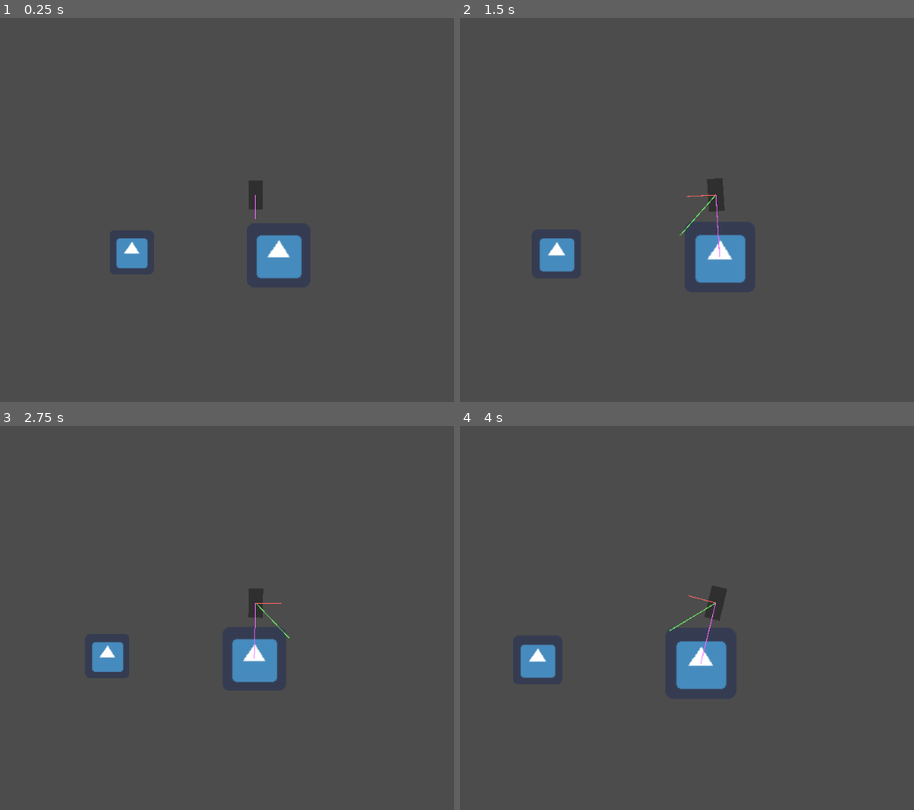
Above: before the commit, frames 1-4 (two rows, left to right).
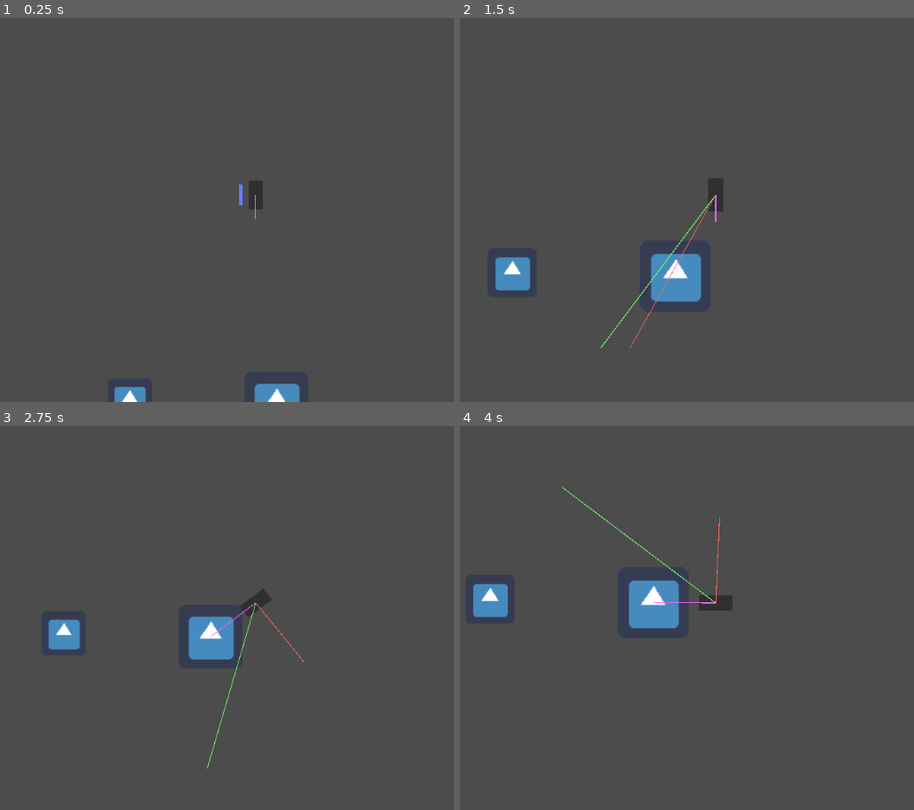
Above: after the commit, the same moments.

Repository: Pfeil/Moonshot
Game: Godot game, scene res://players/test.tscn
The game is run twice, just before and just after one commit, with the same random seed, the same clock (stepped at 60 frames per second) and the same inputs. This scene is started directly instead of the project's main scene. The engine's default icon, where the game draws it, is replaced by a stand-in: a white triangle on a blue panel in a dark square.
Inputs (mouse positions are in pixels of both pictures, inside the frame that each line leads up to):
- Up to frame 1 (0.25 s): no input
- Up to frame 2 (1.5 s): tap Enter at 0.5 s; move the mouse to (873, 175) at 0.52 s; hold D (Player_RIGHT) 0.53-1.28 s; hold Space (Player_JUMP) 0.53-1.28 s; move the mouse to (573, 213) at 1.27 s; hold A (Player_LEFT) from 1.28 s (still down); tap Mouse wheel up (Zoom_IN) at 1.35 s
- Up to frame 3 (2.75 s): tap Space (Player_JUMP) at 1.52, 1.55, 1.82, 2.3 s; move the mouse to (326, 510) at 2.02 s; release A (Player_LEFT) at 2.03 s; hold D (Player_RIGHT) from 2.03 s (still down); hold Mouse wheel down (Zoom_OUT) from 2.03 s (still down)
- Up to frame 4 (4 s): move the mouse to (682, 687) at 2.77 s; release Mouse wheel down (Zoom_OUT) at 2.78 s; tap Space (Player_JUMP) at 2.85, 3.02, 3.32, 3.77, 3.8 s; move the mouse to (outside the picture) at 3.52 s; release D (Player_RIGHT) at 3.53 s; hold A (Player_LEFT) from 3.53 s (still down); hold Mouse wheel up (Zoom_IN) from 3.53 s (still down)

The runs differ from the first frame. In frame 1, 2.5% of the frame differs, in the area x 25-67%, y 43-100%; in frame 2, 4.3%; in frame 3, 3.7%; in frame 4, 4.7%, in the area x 2-60%, y 15-69%.

Commit message:
Implement loading bar for jumping

Diff:
--- a/players/base.gd
+++ b/players/base.gd
@@ -1,12 +1,18 @@
 extends KinematicBody2D
 
 
-export var speed: float = 5.0;
-export var kinematic_gravity: float = 2.0
+export var speed: float = 150.0;
+export var kinematic_gravity: float = 200.0
 export var sticky_vector_length: float = 35.0
 
 var direction: Vector2 = Vector2.ZERO
-var sticky_vector: Vector2 = Vector2.DOWN * sticky_vector_length
+var sticky_vector: Vector2 = Vector2.DOWN * sticky_vector_length # TODO multiply with halb height + offset
+
+# jumping
+export var jump_charge_max_seconds = 3
+var jumping: bool = false
+var jump_charge_time: float = 0
+onready var jump_charger_bar = self.get_node("jump_charger")
 
 onready var control_arrow = self.get_node("control_vector")
 onready var down_arrow = self.get_node("sticky_vector")
@@ -15,6 +21,14 @@
 func _ready():
 	pass # Replace with function body.
 
+func _process(delta: float):
+	if Input.is_action_pressed("Player_JUMP") and self.jump_charge_max_seconds > self.jump_charge_time:
+		self.jump_charge_time += delta
+		self.jump_charger_bar.set_percent(self.jump_charge_time / self.jump_charge_max_seconds)
+	elif Input.is_action_just_released("Player_JUMP"):
+		self.jumping = true
+		self.jump_charge_time = 0
+		self.jump_charger_bar.set_percent(0)
 
 func _physics_process(delta: float):
 	#var down_vector: Vector2 = (Vector2.DOWN * self.sticky_vector_length).rotated(-self.rotation)
@@ -30,6 +44,7 @@
 			var collider: Node2D = collision.collider
 			self.sticky_vector = collider.position - self.position
 			self.rotation = self.sticky_vector.angle() - PI/2
+			self.jumping = false
 
 	self.control_arrow.set_direction(self.direction)
 	self.down_arrow.set_direction(self.sticky_vector.rotated(-self.rotation))
--- a/players/base.tscn
+++ b/players/base.tscn
@@ -28,3 +28,8 @@
 position = Vector2( -0.256761, 0 )
 scale = Vector2( 0.743239, 1 )
 default_color = Color( 1, 0.4, 0.4, 1 )
+
+[node name="jump_charger" parent="." instance=ExtResource( 2 )]
+position = Vector2( -21, 15 )
+points = PoolVector2Array( 0, 0, 0, -30 )
+width = 5.0
--- a/players/test.tscn
+++ b/players/test.tscn
@@ -11,9 +11,9 @@
 mass = 65535.0
 
 [node name="Playerbase" parent="." instance=ExtResource( 1 )]
-position = Vector2( -32.9989, -87.4737 )
-speed = 50.0
-kinematic_gravity = 50.0
+position = Vector2( -30.0825, -302.48 )
+speed = 150.0
+kinematic_gravity = 200.0
 sticky_vector_length = 40.0
 
 [node name="Camera2D" parent="Playerbase" instance=ExtResource( 3 )]
